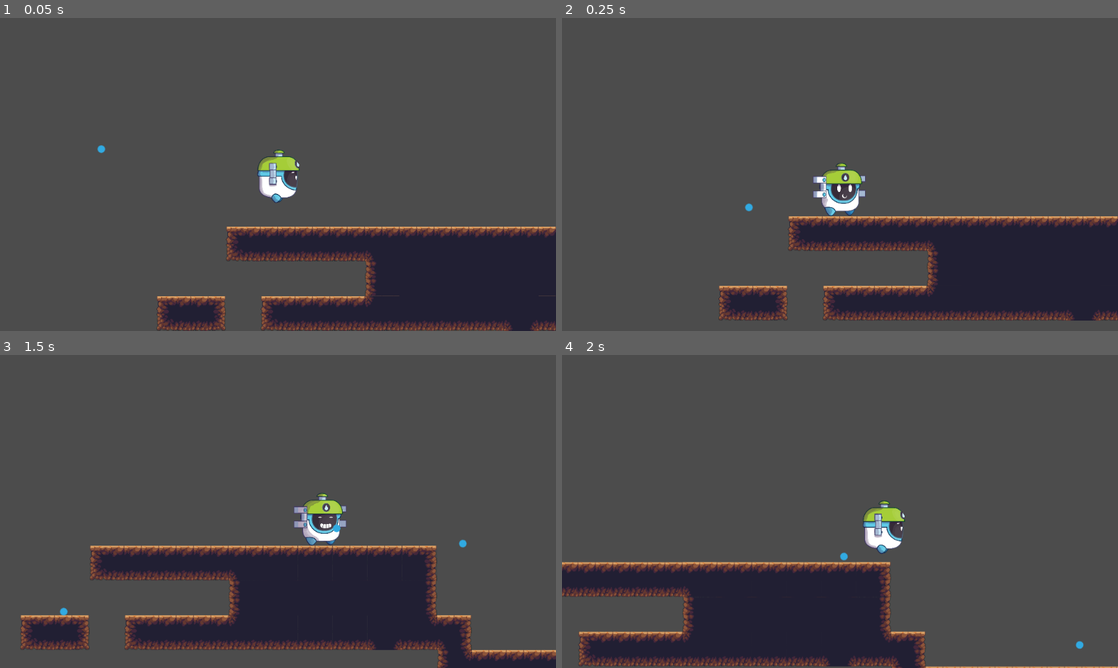
Above: before the commit, frames 1-4 (two rows, left to right).
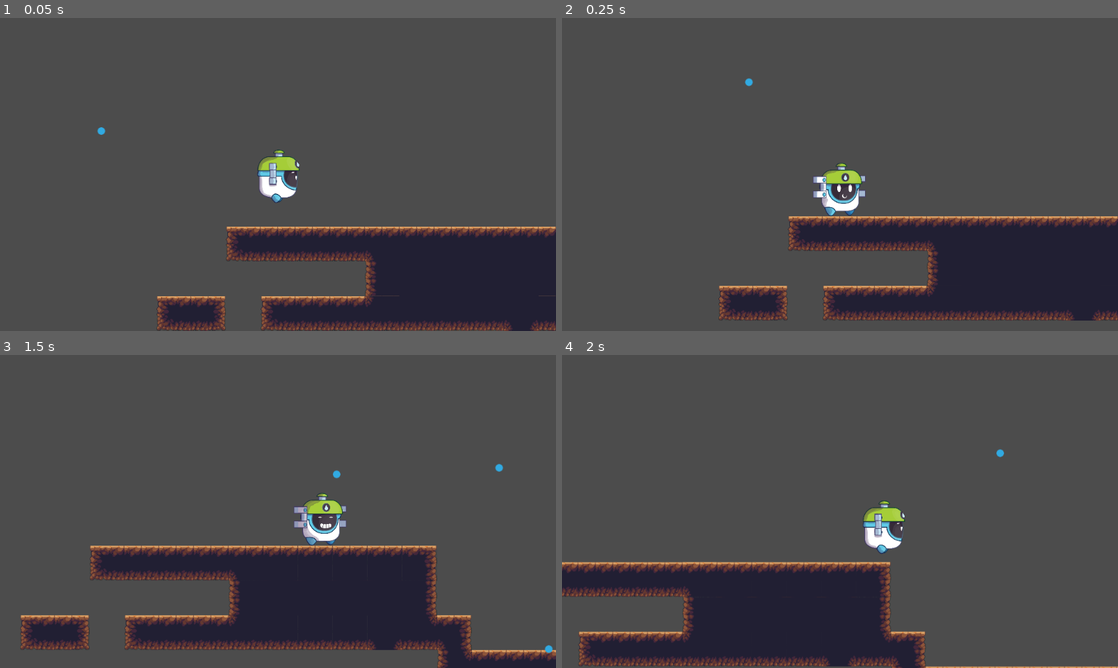
Above: after the commit, the same moments.

Repository: Bearsomez/Watery_Platformer
Game: Godot game, scene res://levels/lvtest.tscn
Two runs of this game, one before a commit and one after it. Both use one fixed random seed, a clock stepped at 60 frames per second and the inputs below.
Inputs:
- Up to frame 1 (0.05 s): no input
- Up to frame 2 (0.25 s): no input
- Up to frame 3 (1.5 s): hold Right (ui_right) from 0.53 s (still down); tap X (shoot) at 0.6, 1.35 s; tap Up (ui_up) at 0.77 s
- Up to frame 4 (2 s): keep holding Right (ui_right); tap Up (ui_up) at 1.52 s

The runs differ from the first frame. In frame 1, less than 0.1% of the frame differs, in the area x 17-19%, y 34-44%; in frame 2, less than 0.1%; in frame 3, 0.2%, in the area x 10-100%, y 34-96%; in frame 4, less than 0.1%.

Commit message:
itty bitty change that shoulda been here earlier

Diff:
--- a/projectiles/waterdrop.tscn
+++ b/projectiles/waterdrop.tscn
@@ -34,7 +34,7 @@
 __meta__ = {
 "_edit_group_": true
 }
-speed = Vector2( 800, -500 )
+speed = Vector2( 800, 500 )
 
 [node name="CollisionShape2D" type="CollisionShape2D" parent="." index="0"]
 
